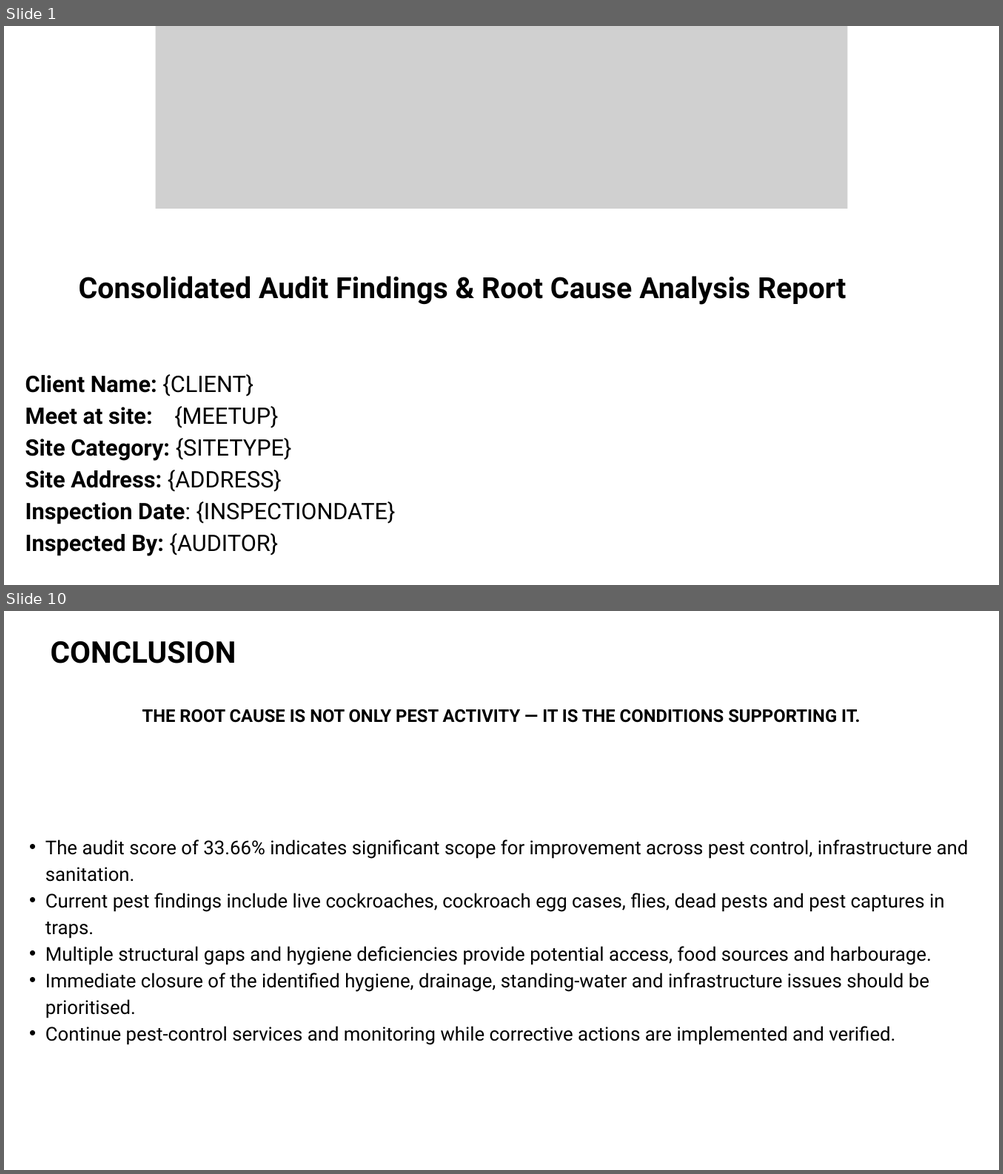
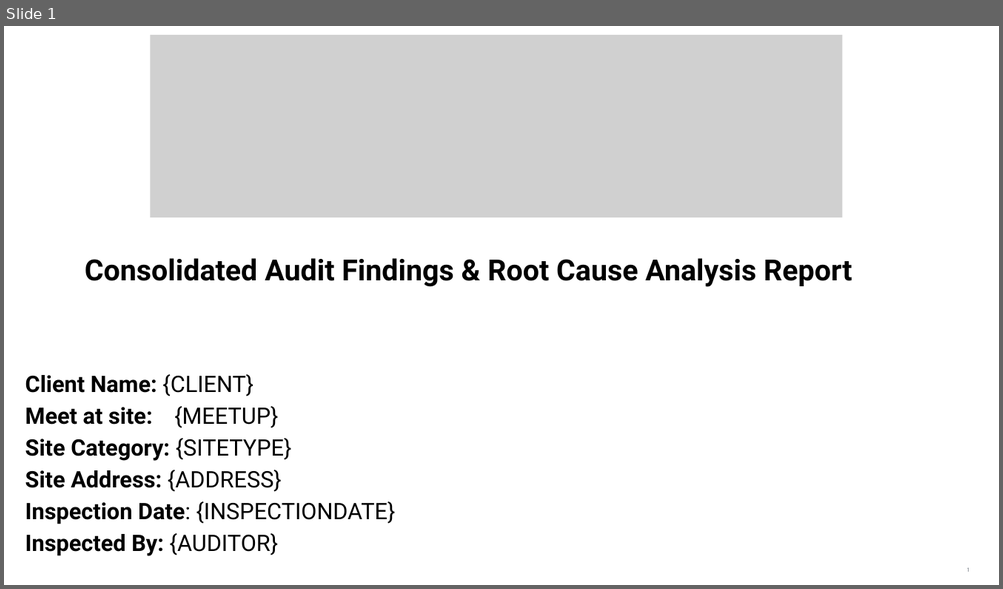
Before and after one commit to epcorn/Pestxz, a slide deck: tmp/client.pptx. Shown one above the other, each under a label of ours: slides 1 and 10 before the commit, slide 1 after it; the slides between them are not shown. The pictures are 1003x1174 and 1003x589 pixels, drawn with LibreOffice and Linux fonts; fonts in the diff are those of the drawing; grey boxes stand for pictures. Boxes give left, top, right and bottom in pixels: in the first picture for what was removed or moved away, otherwise in the second. Text is boxed around its words. In the diff, an @@ line names an element or a change of style, - is before the commit and + after.

```diff
--- a/tmp/client.pptx
+++ b/tmp/client.pptx
@@ slide 10 removed at [4,611,999,1170], background #FFFFFF @@
@@ text removed at [51,641,236,664] @@
-CONCLUSION
@@ text removed at [142,709,859,723] @@
-THE ROOT CAUSE IS NOT ONLY PEST ACTIVITY — IT IS THE CONDITIONS SUPPORTING IT.
@@ text removed at [45,840,968,1045] @@
-  • The audit score of 33.66% indicates significant scope for improvement across pest control, infrastructure and sanitation.
-  • Current pest findings include live cockroaches, cockroach egg cases, flies, dead pests and pest captures in traps.
-  • Multiple structural gaps and hygiene deficiencies provide potential access, food sources and harbourage.
-  • Immediate closure of the identified hygiene, drainage, standing-water and infrastructure issues should be prioritised.
-  • Continue pest-control services and monitoring while corrective actions are implemented and verified.
@@ slide 1 changed as well @@
@@ picture: place and size @@
-picture at [155,26,847,209]
+picture at [151,35,842,218]
@@ text "Consolidated Audit Findings & Root ...": place and size @@
-text "Consolidated Audit Findings & Root ..." at [79,276,845,305]
+text "Consolidated Audit Findings & Root ..." at [85,258,851,287]
```
Also in this commit, not shown: 3 other slides changed, 11 slides added, 10 other slides removed, 3 other files.
